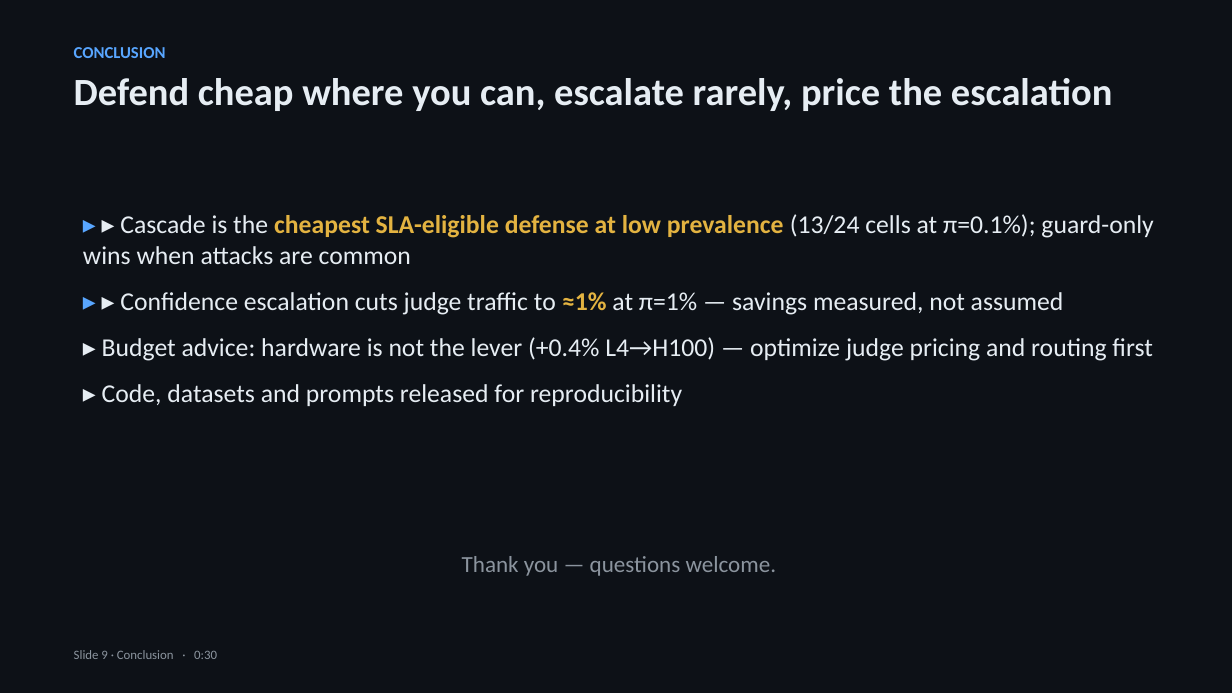
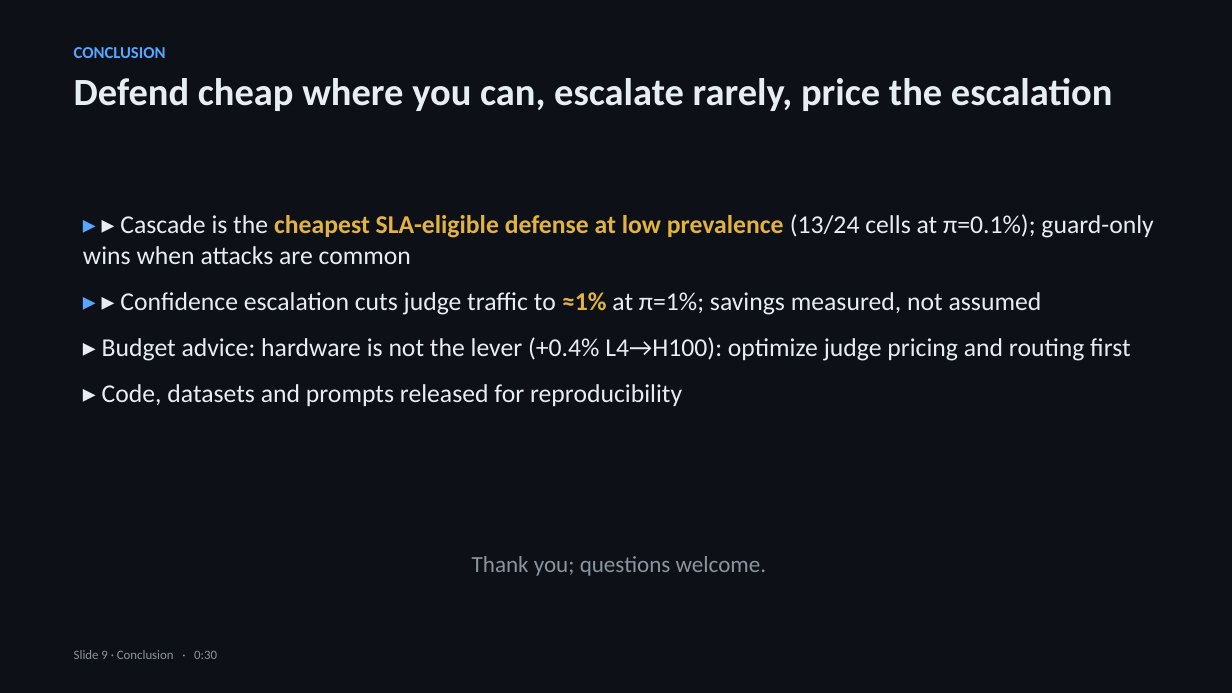
Before and after one commit to leokawakami/portfolio-pcs5917, a slide deck: slide 9 of 07-artigo/apresentacao-v1/slides.pptx. Drawn at 1232x693 pixels with LibreOffice and Linux fonts; fonts in the diff are those of the drawing. Boxes give left, top, right and bottom in pixels: in the first picture for what was removed or moved away, otherwise in the second. Text is boxed around its words. In the diff, an @@ line names an element or a change of style, - is before the commit and + after.

```diff
--- a/07-artigo/apresentacao-v1/slides.pptx
+++ b/07-artigo/apresentacao-v1/slides.pptx
@@ text at [102,292,1130,361]: text changed @@
-▸ ▸ Confidence escalation cuts judge traffic to ≈1% at π=1% — savings measured, not assumed
-▸ Budget advice: hardware is not the lever (+0.4% L4→H100) — optimize judge pricing and routing first
+▸ ▸ Confidence escalation cuts judge traffic to ≈1% at π=1%; savings measured, not assumed
+▸ Budget advice: hardware is not the lever (+0.4% L4→H100): optimize judge pricing and routing first
@@ text at [472,556,767,576]: text changed @@
-Thank you — questions welcome.
+Thank you; questions welcome.
```
Also in this commit, not shown: 6 other slides changed, 4 other files.
